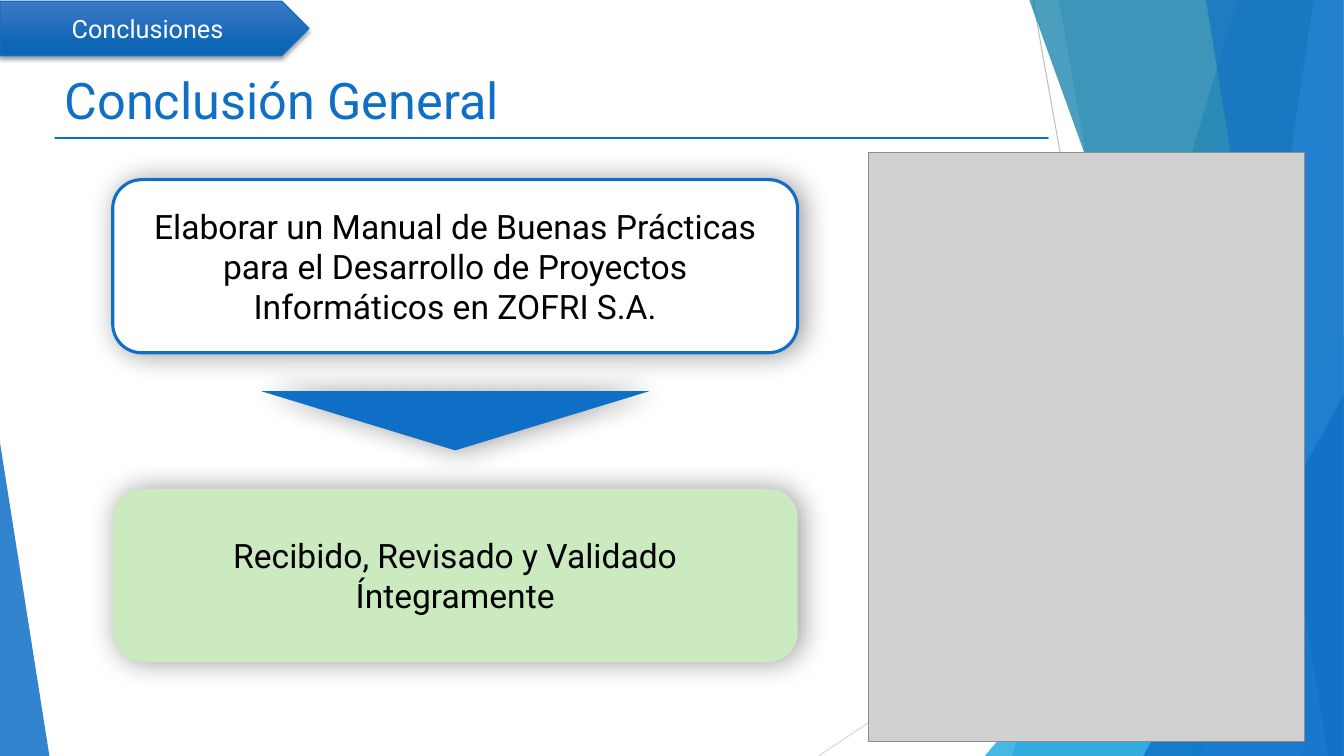
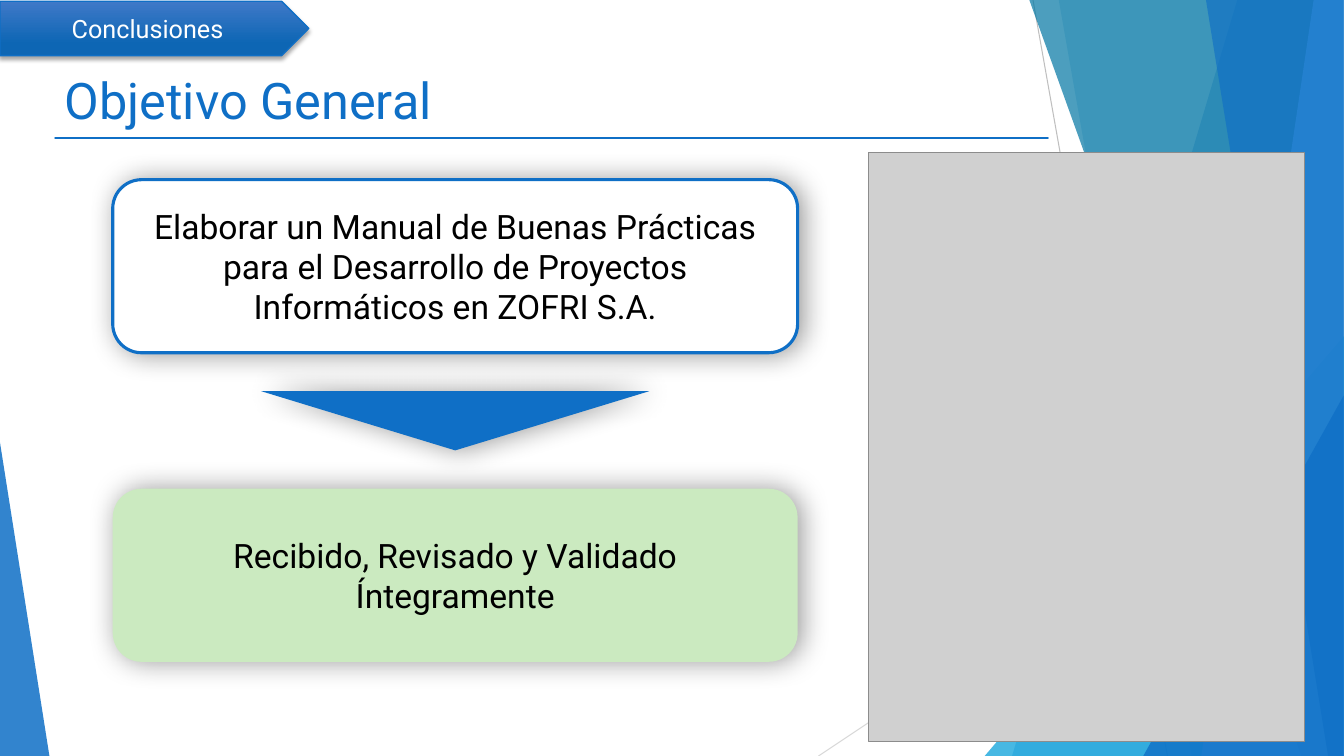
Before and after one commit to mcamara75/tituloUnap, a slide deck: slide 17 of 2018/TT IQQ 2018 Camara y Garay.pptx. Drawn at 1344x756 pixels with LibreOffice and Linux fonts; fonts in the diff are those of the drawing; grey boxes stand for pictures. Boxes give left, top, right and bottom in pixels: in the first picture for what was removed or moved away, otherwise in the second. Text is boxed around its words. In the diff, an @@ line names an element or a change of style, - is before the commit and + after.

Commit message:
Se corrige título en lámia de la Conclusión del Objetivo General

```diff
--- a/2018/TT IQQ 2018 Camara y Garay.pptx
+++ b/2018/TT IQQ 2018 Camara y Garay.pptx
@@ title at (x1=65, y1=81, x2=431, y2=130): text changed @@
-Conclusión General
+Objetivo General
```
Also in this commit, not shown: 1 other file.
